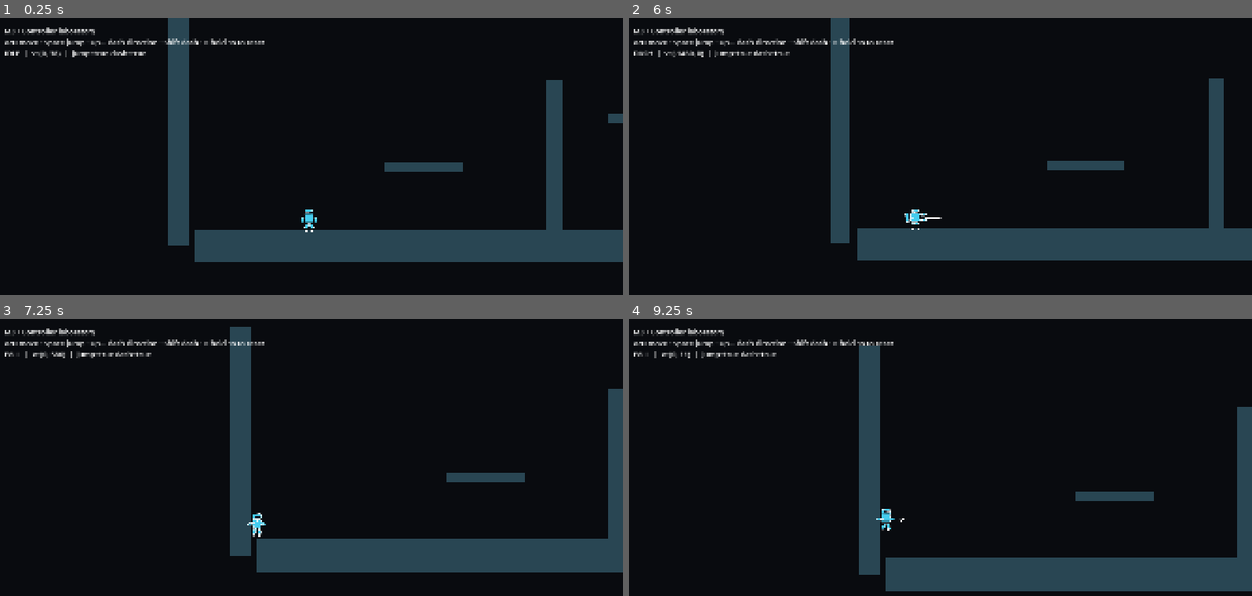
Above: before the commit, frames 1-4 (two rows, left to right).
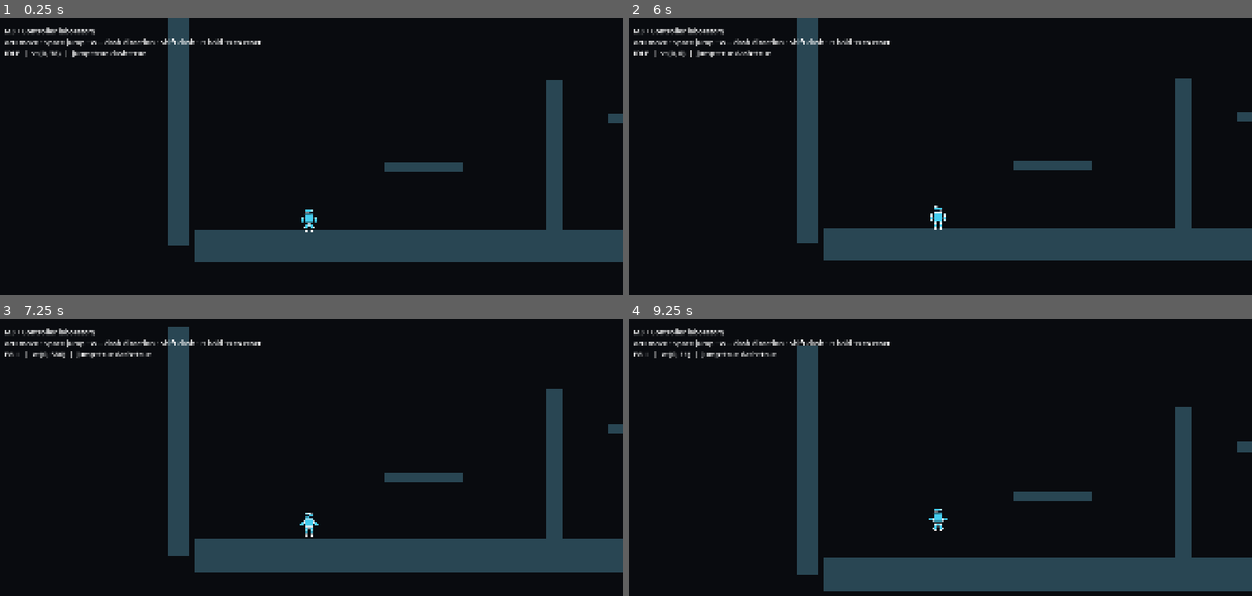
Above: after the commit, the same moments.

Repository: grislytoe/ProjectVelocity
Game: Godot game, scene res://dev_tools/player_playground.tscn
The game is run twice, just before and just after one commit, with the same random seed, the same clock (stepped at 60 frames per second) and the same inputs. This scene is started directly instead of the project's main scene.
Inputs (mouse positions are in pixels of both pictures, inside the frame that each line leads up to):
- Up to frame 1 (0.25 s): no input
- Up to frame 2 (6 s): tap Enter (ui_accept) at 0.5, 3.05 s; move the mouse to (1077, 175) at 0.52 s; hold Enter (ui_accept) 0.53-1.28 s; hold Right (ui_right) 0.53-2.03 s; click (1077, 175) at 0.67 s; tap Space (pv_keyboard_jump) at 0.77, 1.52, 3.02, 3.77, 4.52 s; tap L at 0.8, 1.35, 3.8, 4.35 s; move the mouse to (809, 211) at 1.27 s; click (809, 211) at 1.42 s; tap J at 1.55, 2.1, 4.55, 5.1 s; move the mouse to (1002, 117) at 2.02 s; hold Left (ui_left) 2.03-2.78 s; click (1002, 117) at 2.17 s; tap R at 2.3, 2.85, 5.3 s; move the mouse to (909, 264) at 2.77 s; hold Right (ui_right) 2.78-4.28 s; click (909, 264) at 2.92 s; move the mouse to (1127, 247) at 3.52 s; hold Enter (ui_accept) 3.53-4.28 s; click (1127, 247) at 3.67 s; move the mouse to (747, 142) at 4.27 s; hold Left (ui_left) 4.28-5.03 s; click (747, 142) at 4.42 s; move the mouse to (971, 195) at 5.02 s; hold Right (ui_right) 5.03-5.78 s; click (971, 195) at 5.17 s; move the mouse to (847, 106) at 5.77 s; hold Left (ui_left) from 5.78 s (still down); tap Shift at 5.85 s; click (847, 106) at 5.92 s
- Up to frame 3 (7.25 s): keep holding Left (ui_left); tap Space (pv_keyboard_jump) at 6.02, 6.77 s; tap Enter (ui_accept) at 6.05 s; move the mouse to (448, 476) at 6.52 s; tap R at 6.6 s; click (448, 476) at 6.67 s; tap L at 6.8 s
- Up to frame 4 (9.25 s): move the mouse to (809, 512) at 7.27 s; release Left (ui_left) at 7.28 s; hold Right (ui_right) from 7.28 s (still down); tap Tab at 7.35 s; click (809, 512) at 7.42 s; tap Space (pv_keyboard_jump) at 7.52, 9.02 s; tap J at 7.55 s; move the mouse to (1002, 418) at 8.02 s; tap Ctrl at 8.1 s; click (1002, 418) at 8.17 s; tap R at 8.3 s; move the mouse to (909, 565) at 8.77 s; tap Alt at 8.85 s; click (909, 565) at 8.92 s; tap Enter (ui_accept) at 9.05 s

The runs differ from the first frame. In frame 1, 0.3% of the frame differs, in the area x 14-43%, y 7-11%; in frame 2, 9.5%; in frame 3, 10%; in frame 4, 10%, in the area x 14-100%, y 7-99%.

Commit message:
Share movement bindings with Dash aim on keyboard and gamepad

Diff:
--- a/core/input/input_bindings.gd
+++ b/core/input/input_bindings.gd
@@ -16,13 +16,20 @@
 	return "key:%d:%d" % [code, modifiers]
 
 
+static func canonical_action(action: String) -> String:
+	# Legacy direction names remain readable, but always edit/use movement bindings.
+	if action in ["dash_left", "dash_right", "dash_up", "dash_down"]:
+		return "move_" + action.trim_prefix("dash_")
+	return action
+
+
 static func defaults(profile: String) -> Dictionary:
 	if profile == "keyboard":
 		return {
 			"move_left": [key(KEY_A)], "move_right": [key(KEY_D)],
 			"move_up": [key(KEY_W)], "move_down": [key(KEY_S)],
-			"dash_left": [key(KEY_LEFT)], "dash_right": [key(KEY_RIGHT)],
-			"dash_up": [key(KEY_UP)], "dash_down": [key(KEY_DOWN)],
+			"dash_left": [key(KEY_A)], "dash_right": [key(KEY_D)],
+			"dash_up": [key(KEY_W)], "dash_down": [key(KEY_S)],
 			"jump": [key(KEY_SPACE)], "dash": [key(KEY_SHIFT)],
 			"pause": [key(KEY_ESCAPE)], "restart": [key(KEY_R)],
 			"ui_left": [key(KEY_LEFT)], "ui_right": [key(KEY_RIGHT)],
@@ -33,8 +40,8 @@
 	return {
 		"move_left": ["axis:0:-1"], "move_right": ["axis:0:1"],
 		"move_up": ["axis:1:-1"], "move_down": ["axis:1:1"],
-		"dash_left": ["axis:2:-1"], "dash_right": ["axis:2:1"],
-		"dash_up": ["axis:3:-1"], "dash_down": ["axis:3:1"],
+		"dash_left": ["axis:0:-1"], "dash_right": ["axis:0:1"],
+		"dash_up": ["axis:1:-1"], "dash_down": ["axis:1:1"],
 		"jump": ["button:0"], "dash": ["button:10"],
 		"pause": ["button:6"], "restart": ["button:3"],
 		"ui_left": ["button:13", "axis:0:-1"], "ui_right": ["button:14", "axis:0:1"],
--- a/core/input/input_layer.gd
+++ b/core/input/input_layer.gd
@@ -45,6 +45,7 @@
 
 
 func bindings(profile: String, action: String) -> Array:
+	action = InputBindings.canonical_action(action)
 	var overrides: Dictionary = config.profiles.get(profile, {})
 	return overrides.get(action, InputBindings.defaults(profile).get(action, [])).duplicate()
 
@@ -173,7 +174,7 @@
 		return frame
 	frame.movement = _vector("move", float(config.deadzones.movement))
 	frame.dash_pressed = Input.is_action_just_pressed(action_name("dash"))
-	var direction: Vector2 = quantize_dash(_vector("dash", float(config.deadzones.dash)))
+	var direction: Vector2 = quantize_dash(_vector("move", float(config.deadzones.dash)))
 	# A fresh trigger may reuse held aim after the previous successful Dash cleared selection.
 	if not direction.is_zero_approx() and (
 		frame.dash_pressed or not direction.is_equal_approx(_last_dash_vector)):
@@ -226,11 +227,14 @@
 func rebind(profile: String, action: String, tokens: Array) -> Dictionary:
 	if profile not in InputBindings.PROFILES or action not in InputBindings.ACTIONS:
 		return {"ok": false, "message_key": "INPUT_BINDING_INVALID"}
+	action = InputBindings.canonical_action(action)
 	var proposed: Dictionary = config.duplicate(true)
 	proposed.profiles[profile][action] = tokens.duplicate()
 	if not InputBindings.valid_config(proposed):
 		return {"ok": false, "message_key": "INPUT_BINDING_INVALID"}
 	for other: String in InputBindings.ACTIONS:
+		if other != InputBindings.canonical_action(other):
+			continue
 		if other == action or other.begins_with("ui_") != action.begins_with("ui_"):
 			continue
 		for token: String in tokens:
--- a/tests/input_layer_test.gd
+++ b/tests/input_layer_test.gd
@@ -49,6 +49,7 @@
 	_check(_layer.sample().movement.is_equal_approx(Vector2.RIGHT), "D moves right")
 	_send(InputBindings.key(KEY_W))
 	_check(is_equal_approx(_layer.sample().movement.length(), 1.0), "Diagonal speed normalized")
+	_check(_layer.sample().dash_direction.is_equal_approx(Vector2(1, -1).normalized()), "W+D shares diagonal movement and Dash aim")
 	_send(InputBindings.key(KEY_D), false)
 	_send(InputBindings.key(KEY_W), false)
 	_send(InputBindings.key(KEY_SPACE))
@@ -58,13 +59,13 @@
 	_send(InputBindings.key(KEY_SHIFT))
 	_check(_layer.sample().dash_pressed, "Shift requests Dash")
 	_send(InputBindings.key(KEY_SHIFT), false)
-	_send(InputBindings.key(KEY_RIGHT))
-	_check(_layer.sample().dash_direction.is_equal_approx(Vector2.RIGHT), "Arrow selects Dash")
-	_send(InputBindings.key(KEY_RIGHT), false)
+	_send(InputBindings.key(KEY_D))
+	_check(_layer.sample().dash_direction.is_equal_approx(Vector2.RIGHT), "D selects Dash")
+	_send(InputBindings.key(KEY_D), false)
 	await process_frame
 	_check(_layer.sample().dash_direction == Vector2.RIGHT and not _layer.sample().dash_pressed,
 		"Selection persists without auto-firing")
-	_send(InputBindings.key(KEY_RIGHT))
+	_send(InputBindings.key(KEY_D))
 	_layer.sample()
 	_layer.clear_dash_selection()
 	_check(_layer.sample().dash_direction == Vector2.ZERO, "Held direction does not relatch after clear")
@@ -81,12 +82,17 @@
 	_check(_layer.sample().dash_pressed and _layer.sample().dash_direction == Vector2.RIGHT,
 		"Further Dash press still reuses held keyboard direction")
 	_send(InputBindings.key(KEY_SHIFT), false)
-	_send(InputBindings.key(KEY_RIGHT), false)
+	_send(InputBindings.key(KEY_D), false)
 	_layer.sample()
-	_send(InputBindings.key(KEY_UP))
+	_send(InputBindings.key(KEY_W))
 	_check(_layer.sample().dash_direction == Vector2.UP, "New selection after clearing")
 	_layer.clear_transient_state()
 	_check(_layer.sample().movement == Vector2.ZERO, "Focus/state clear releases movement")
+	_send(InputBindings.key(KEY_RIGHT))
+	_check(_layer.sample().dash_direction == Vector2.ZERO, "Arrow no longer selects Dash")
+	_check(Input.is_action_pressed("ui_right"), "Arrow retains UI navigation")
+	_send(InputBindings.key(KEY_RIGHT), false)
+	_check(_layer.prompt("dash_up") == _layer.prompt("move_up"), "Dash aim prompt follows movement binding")
 	for sector: int in 8:
 		var expected: Vector2 = Vector2.RIGHT.rotated(sector * PI / 4.0)
 		_check(InputLayer.quantize_dash(expected).is_equal_approx(expected), "Eight-way sector center")
@@ -109,11 +115,12 @@
 	_send("axis:0:1", true, 42)
 	_check(_layer.last_device == "controller" and _layer.active_pad == 42, "Stick selects active pad")
 	_check(_layer.sample().movement == Vector2.RIGHT, "Left stick maps movement")
+	_check(_layer.sample().dash_direction == Vector2.RIGHT, "Left stick also selects Dash")
 	_check(_layer.prompt("dash").label == "R1", "PlayStation prompt")
-	_send("axis:2:-1", true, 42)
-	_send("axis:3:1", true, 42)
+	_send("axis:0:-1", true, 42)
+	_send("axis:1:1", true, 42)
 	_check(_layer.sample().dash_direction.is_equal_approx(Vector2(-1, 1).normalized()),
-		"Right stick quantizes to diagonal")
+		"Left stick quantizes to diagonal")
 	_send("button:10", true, 42)
 	_check(_layer.sample().dash_pressed, "RB/R1 Dash")
 	_layer.clear_dash_selection()
@@ -121,6 +128,9 @@
 	await process_frame
 	_check(_layer.sample().dash_direction == Vector2.ZERO and not _layer.sample().dash_pressed,
 		"Held stick alone does not auto-fire after clearing")
+	_send("axis:2:1", true, 42)
+	_send("axis:3:-1", true, 42)
+	_check(_layer.sample().dash_direction == Vector2.ZERO, "Right stick cannot change Dash aim")
 	_send("button:10", true, 42)
 	_check(_layer.sample().dash_pressed and _layer.sample().dash_direction.is_equal_approx(Vector2(-1, 1).normalized()),
 		"Fresh RB/R1 trigger reuses continuously held stick direction")
@@ -172,6 +182,22 @@
 	_send(InputBindings.key(KEY_ENTER), false)
 	_layer.notification(NOTIFICATION_APPLICATION_FOCUS_OUT)
 	_check(not _layer.sample().jump_held, "Focus loss clears held intent")
+	_check(_layer.rebind("keyboard", "move_right", [InputBindings.key(KEY_L)]).ok, "Rebind movement without alias conflicts")
+	_send(InputBindings.key(KEY_L))
+	_check(_layer.sample().movement == Vector2.RIGHT and _layer.sample().dash_direction == Vector2.RIGHT,
+		"Rebound movement drives both movement and Dash aim")
+	_check(_layer.prompt("dash_right") == _layer.prompt("move_right"), "Rebound aim prompt stays synchronized")
+	_send(InputBindings.key(KEY_L), false)
+	_check(_layer.rebind("keyboard", "dash_right", [InputBindings.key(KEY_D)]).ok,
+		"Legacy direction rebind edits canonical movement action")
+	var legacy: Dictionary = _layer.config.duplicate(true)
+	legacy.profiles.keyboard.dash_right = [InputBindings.key(KEY_RIGHT)]
+	_check(_layer.configure(legacy), "Old direction overrides remain loadable")
+	_check(_layer.bindings("keyboard", "dash_right") == _layer.bindings("keyboard", "move_right"),
+		"Old direction override cannot restore separate aim")
+	_check(_layer.config.profiles.keyboard.dash_right == [InputBindings.key(KEY_RIGHT)],
+		"Compatibility handling preserves old saved data")
+	_layer.reset_profile("keyboard")
 
 	var directory: String = OS.get_cache_dir().path_join("project_velocity_m2-test-" + PlayerProfileData.new_uuid())
 	var store := SaveStore.new(directory)
Not shown, changed: docs/MASTER_SPECIFICATION.txt
Not shown, changed: CHANGELOG.md
Not shown, changed: CONTROLS.md
Not shown, changed: KNOWN_ISSUES.md
Not shown, changed: PLAYER_CONTROLLER.md
Not shown, changed: README.md
Not shown, changed: TESTING_CHECKLIST.md
Not shown, changed: docs/M5_VALIDATION.md
